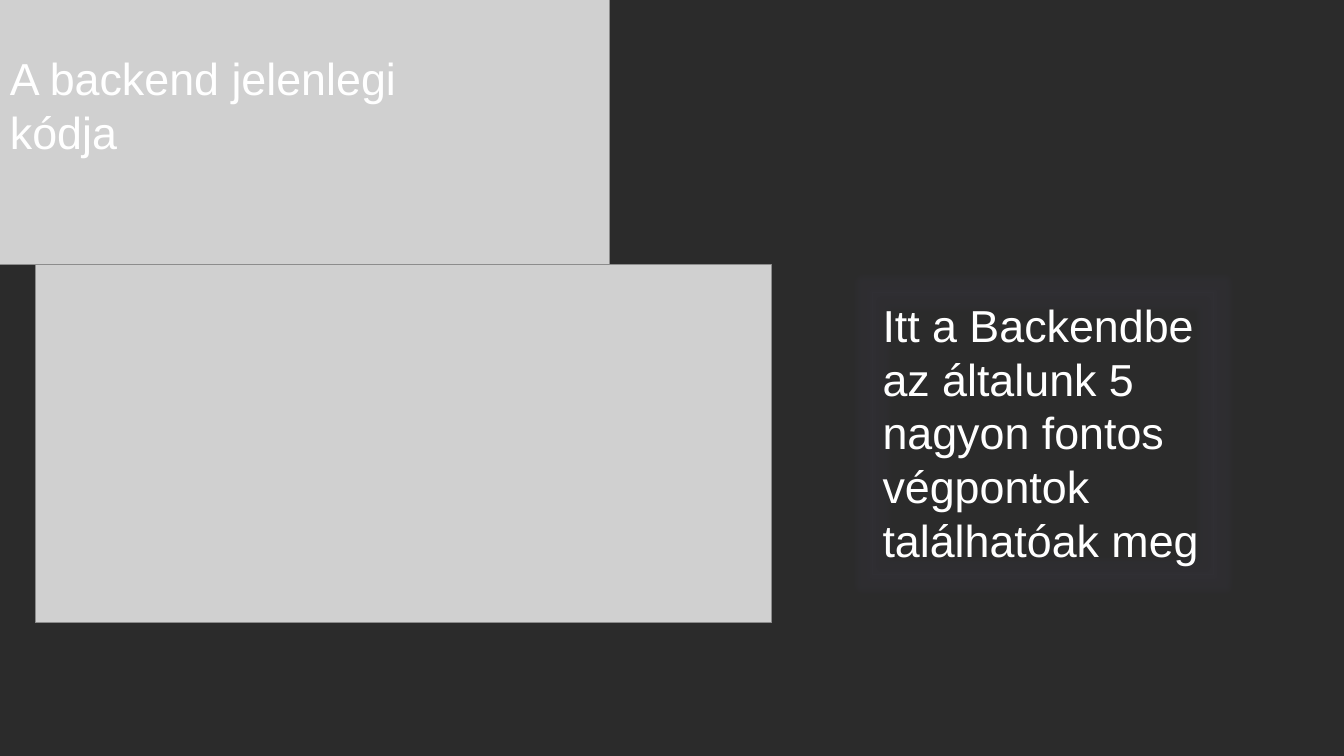
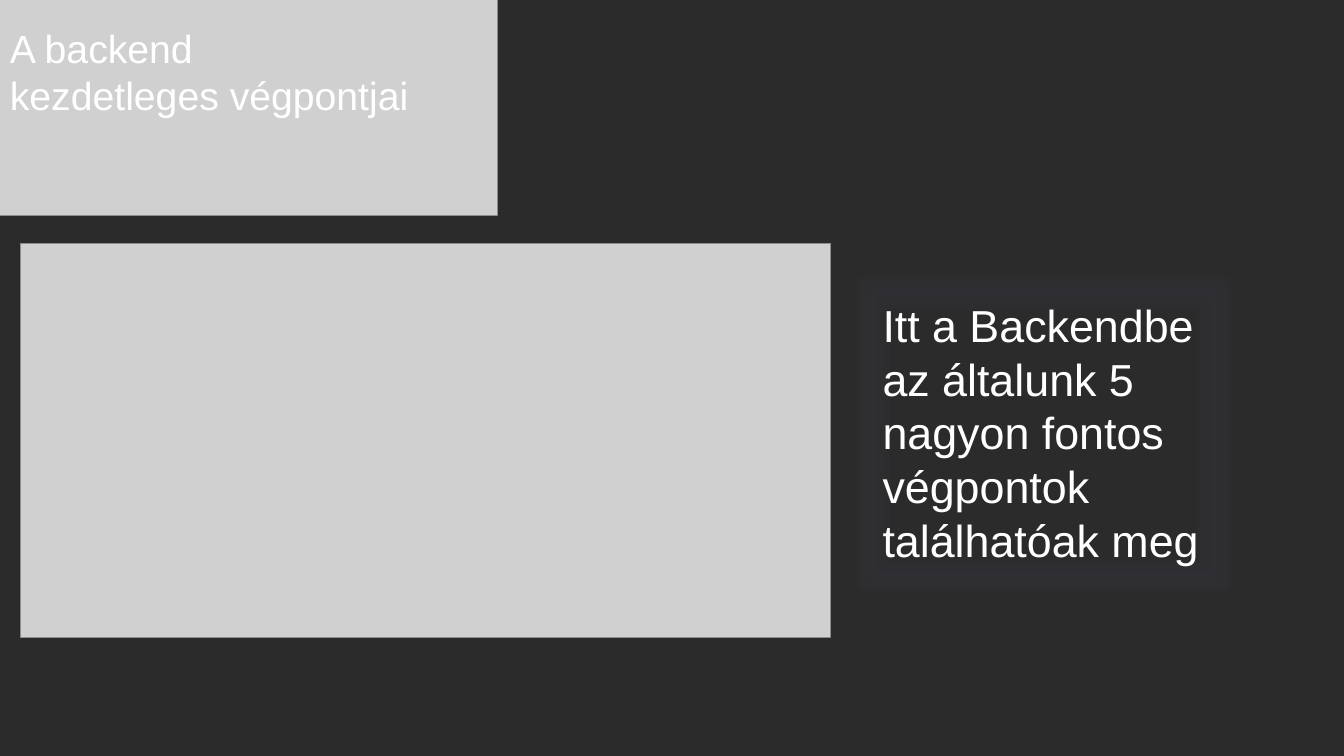
Before and after one commit to ponuzsr/vizsgaremek, a slide deck: slide 17 of Vizsgaremek_Ppt.pptx (slide 12 before the commit). Drawn at 1344x756 pixels with LibreOffice and Linux fonts; fonts in the diff are those of the drawing; grey boxes stand for pictures; background and template pictures are left out; a plain dark background stands for a picture behind light text. Boxes give left, top, right and bottom in pixels: in the first picture for what was removed or moved away, otherwise in the second. Text is boxed around its words. In the diff, an @@ line names an element or a change of style, - is before the commit and + after.

```diff
--- a/Vizsgaremek_Ppt.pptx
+++ b/Vizsgaremek_Ppt.pptx
@@ picture: place and size @@
-picture at <box>0,0,610,264</box>
+picture at <box>0,0,497,216</box>
@@ text at <box>10,35,409,118</box>: text changed; size 32 to 28 pt @@
-A backend jelenlegi kódja
+A backend kezdetleges végpontjai
@@ picture: place and size @@
-picture at <box>35,264,771,622</box>
+picture at <box>21,243,832,637</box>
```
Also in this commit, not shown: 6 other slides changed, 12 slides added, 7 slides removed.
